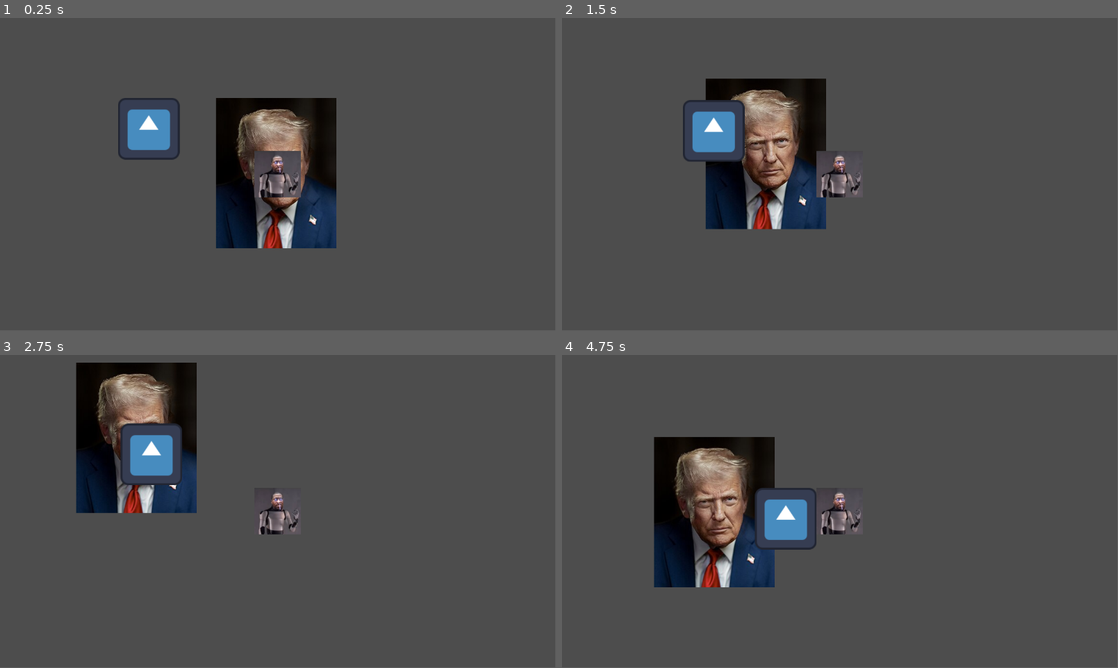
Above: before the commit, frames 1-4 (two rows, left to right).
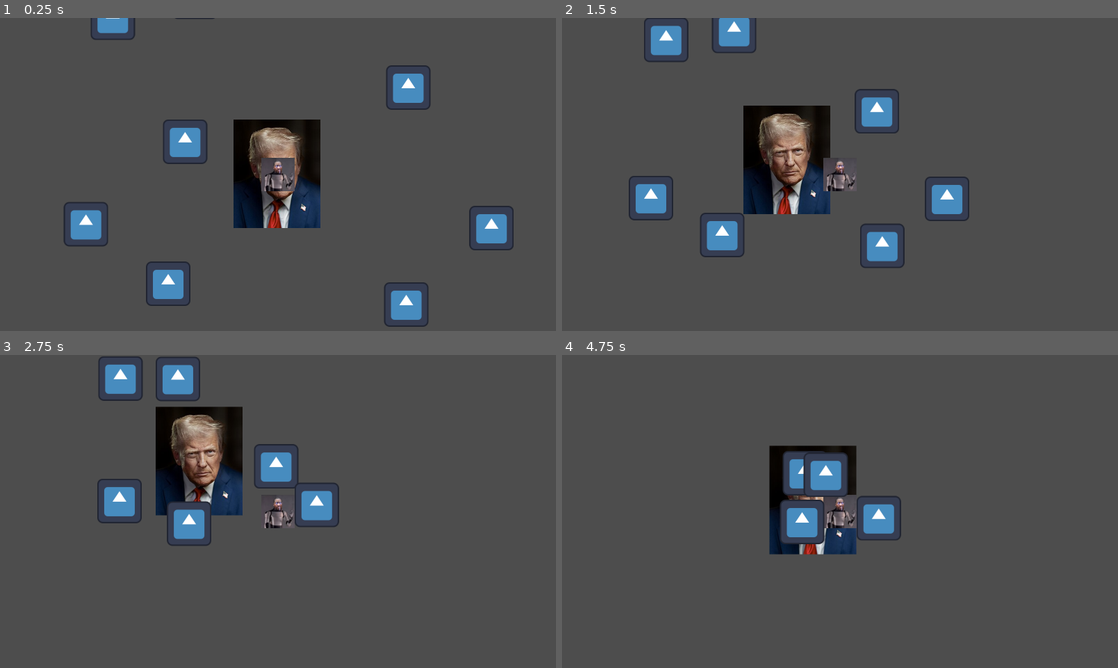
Above: after the commit, the same moments.

Repository: lev2114/droyd_game_godot
Game: Godot game, scene res://game/game.tscn
Same seed, same stepped clock (60 frames per second), same inputs: the game is played once before the commit and once after it. The engine's default icon, where the game draws it, is replaced by a stand-in: a white triangle on a blue panel in a dark square.
Inputs:
- Up to frame 1 (0.25 s): no input
- Up to frame 2 (1.5 s): hold Right (ui_right) 0.53-1.28 s; hold Down (ui_down) from 1.28 s (still down)
- Up to frame 3 (2.75 s): release Down (ui_down) at 2.03 s; hold Right (ui_right) from 2.03 s (still down)
- Up to frame 4 (4.75 s): release Right (ui_right) at 2.78 s; hold Up (ui_up) 2.78-3.53 s; hold Left (ui_left) from 3.53 s (still down)
In our replay, the window is 799x449 before the commit and 800x450 after it. These sizes can differ from the game's own. Grey fills any space a smaller window leaves; there, only what the larger window draws over its background counts as a difference.

The runs differ from the first frame. In frame 1, 14% of the frame differs, in the area x 11-93%, y 0-99%; in frame 2, 14%; in frame 3, 15%, in the area x 13-61%, y 0-61%; in frame 4, 14%.

Commit message:
предварительно готово

Diff:
--- a/elements/Enemy/Enemy.tscn
+++ b/elements/Enemy/Enemy.tscn
@@ -7,6 +7,7 @@
 radius = 64.00781
 
 [node name="CharacterBody2D" type="CharacterBody2D"]
+collision_layer = 2
 script = ExtResource("1_7je8s")
 
 [node name="Sprite2D" type="Sprite2D" parent="."]
--- a/elements/Enemy/enemy.gd
+++ b/elements/Enemy/enemy.gd
@@ -4,7 +4,8 @@
 @onready var player: CharacterBody2D = null
 
 func _ready() -> void:
-	player = get_tree().root.get_node_or_null("Game/George")
+	player = get_tree().get_first_node_in_group("player")
+	add_to_group("enemies")
 
 @warning_ignore("unused_parameter")
 func _physics_process(delta: float) -> void:
--- a/elements/George/George.tscn
+++ b/elements/George/George.tscn
@@ -1,12 +1,14 @@
-[gd_scene load_steps=4 format=3 uid="uid://did78rn68vacv"]
+[gd_scene load_steps=5 format=3 uid="uid://did78rn68vacv"]
 
 [ext_resource type="Script" uid="uid://bgx1hvhrsjq7t" path="res://elements/George/george.gd" id="1_yiuy0"]
 [ext_resource type="Texture2D" uid="uid://cj5io5uuupmbl" path="res://assets/Снимок экрана 2025-10-07 111623.png" id="2_ut1aa"]
+[ext_resource type="PackedScene" uid="uid://j784c3lwsblj" path="res://elements/Gun/gun.tscn" id="3_ut1aa"]
 
 [sub_resource type="CircleShape2D" id="CircleShape2D_vy02y"]
 radius = 49.0408
 
 [node name="CharacterBody2D" type="CharacterBody2D"]
+collision_mask = 2
 script = ExtResource("1_yiuy0")
 
 [node name="Sprite2D" type="Sprite2D" parent="."]
@@ -17,3 +19,5 @@
 shape = SubResource("CircleShape2D_vy02y")
 
 [node name="Camera2D" type="Camera2D" parent="."]
+
+[node name="Gun" parent="." instance=ExtResource("3_ut1aa")]
--- a/elements/George/george.gd
+++ b/elements/George/george.gd
@@ -2,10 +2,14 @@
 
 @export var speed: float = 200.0
 
+func _ready() -> void:
+	add_to_group("player")
+
+@warning_ignore("unused_parameter")
 func _physics_process(delta: float):
 	var input_vector = Vector2.ZERO
-	input_vector.x = (Input.get_action_strength("ui_right") - Input.get_action_strength("ui_left"))*delta
-	input_vector.y = (Input.get_action_strength("ui_down") - Input.get_action_strength("ui_up"))*delta
+	input_vector.x = Input.get_action_strength("ui_right") - Input.get_action_strength("ui_left")
+	input_vector.y = Input.get_action_strength("ui_down") - Input.get_action_strength("ui_up")
 	input_vector = input_vector.normalized()
 
 	velocity = input_vector * speed
--- /dev/null
+++ b/elements/Gun/gun.gd
@@ -0,0 +1,46 @@
+extends Node2D
+
+@export var bullet_scene: PackedScene = preload("res://elements/bullet/bullet.tscn")
+@export var fire_rate: float = 1.0
+@export var bullet_speed: float = 500.0
+
+@onready var timer: Timer = $Timer
+
+func _ready() -> void:
+	timer.wait_time = fire_rate
+	timer.timeout.connect(_on_timer_timeout)
+	timer.start()
+
+func _on_timer_timeout() -> void:
+	var target = get_nearest_enemy()
+	if target:
+		shoot(target)
+
+func get_nearest_enemy() -> CharacterBody2D:
+	var enemies = get_tree().get_nodes_in_group("enemies")
+	if enemies.is_empty():
+		return null
+
+	var nearest: CharacterBody2D = null
+	var nearest_dist: float = INF
+
+	for e in enemies:
+		var dist: float = global_position.distance_to(e.global_position)
+		if dist < nearest_dist:
+			nearest_dist = dist
+			nearest = e
+
+	return nearest
+
+func shoot(target: CharacterBody2D) -> void:
+	if bullet_scene == null or target == null:
+		return
+
+	var bullet = bullet_scene.instantiate()
+	get_tree().current_scene.add_child(bullet)
+
+	var dir = (target.global_position - global_position).normalized()
+	bullet.global_position = global_position + dir * 70
+	bullet.rotation = atan2(dir.y, dir.x) + PI/2
+	bullet.direction = dir
+	bullet.speed = bullet_speed
--- /dev/null
+++ b/elements/Gun/gun.tscn
@@ -0,0 +1,8 @@
+[gd_scene load_steps=2 format=3 uid="uid://j784c3lwsblj"]
+
+[ext_resource type="Script" uid="uid://bi02t20kkhf6q" path="res://elements/Gun/gun.gd" id="1_8m3xb"]
+
+[node name="Gun" type="Node2D"]
+script = ExtResource("1_8m3xb")
+
+[node name="Timer" type="Timer" parent="."]
--- /dev/null
+++ b/elements/bullet/bullet.gd
@@ -0,0 +1,17 @@
+extends Area2D
+
+@export var speed: float = 500.0
+@export var life_time: float = 5.0
+var direction: Vector2 = Vector2.ZERO
+
+func _ready() -> void:
+	await get_tree().create_timer(life_time).timeout
+	queue_free()
+
+func _process(delta: float) -> void:
+	position += direction * speed * delta
+
+func _on_body_entered(body: CharacterBody2D) -> void:
+	if body.is_in_group("enemies"):
+		body.queue_free()
+		queue_free()
--- /dev/null
+++ b/elements/bullet/bullet.tscn
@@ -0,0 +1,25 @@
+[gd_scene load_steps=4 format=3 uid="uid://b8htrbv6tlxwn"]
+
+[ext_resource type="Texture2D" uid="uid://chwuwv0mcb1k4" path="res://assets/pngwing.com.png" id="1_6321c"]
+[ext_resource type="Script" uid="uid://drbabiw7batiw" path="res://elements/bullet/bullet.gd" id="1_rbwxg"]
+
+[sub_resource type="CapsuleShape2D" id="CapsuleShape2D_88wav"]
+radius = 5.0
+height = 48.0
+
+[node name="bullet" type="Area2D"]
+collision_layer = 4
+collision_mask = 2
+script = ExtResource("1_rbwxg")
+
+[node name="Sprite2D" type="Sprite2D" parent="."]
+position = Vector2(2, 0)
+rotation = 4.712389
+scale = Vector2(0.1, 0.1)
+texture = ExtResource("1_6321c")
+
+[node name="CollisionShape2D" type="CollisionShape2D" parent="."]
+shape = SubResource("CapsuleShape2D_88wav")
+debug_color = Color(0.873527, 0.00045762717, 0.84219825, 0.41960785)
+
+[connection signal="body_entered" from="." to="." method="_on_body_entered"]
--- a/game/game.tscn
+++ b/game/game.tscn
@@ -14,3 +14,24 @@
 
 [node name="CharacterBody2D" parent="." instance=ExtResource("3_h7iqs")]
 position = Vector2(-298, -105)
+
+[node name="CharacterBody2D2" parent="." instance=ExtResource("3_h7iqs")]
+position = Vector2(402, -268)
+
+[node name="CharacterBody2D3" parent="." instance=ExtResource("3_h7iqs")]
+position = Vector2(-339, 337)
+
+[node name="CharacterBody2D4" parent="." instance=ExtResource("3_h7iqs")]
+position = Vector2(392, 397)
+
+[node name="CharacterBody2D5" parent="." instance=ExtResource("3_h7iqs")]
+position = Vector2(-499, -473)
+
+[node name="CharacterBody2D6" parent="." instance=ExtResource("3_h7iqs")]
+position = Vector2(646, 162)
+
+[node name="CharacterBody2D7" parent="." instance=ExtResource("3_h7iqs")]
+position = Vector2(-584, 151)
+
+[node name="CharacterBody2D8" parent="." instance=ExtResource("3_h7iqs")]
+position = Vector2(-253, -540)
--- a/project.godot
+++ b/project.godot
@@ -15,6 +15,17 @@
 config/features=PackedStringArray("4.5", "GL Compatibility")
 config/icon="res://assets/icon.svg"
 
+[display]
+
+window/size/viewport_width=1600
+window/size/viewport_height=900
+
+[layer_names]
+
+2d_render/layer_1="ground"
+2d_render/layer_2="george and bullets"
+2d_render/layer_3="enemies"
+
 [rendering]
 
 renderer/rendering_method="gl_compatibility"
Binary file added: assets/pngwing.com.png
Not shown, added: elements/Gun/gun.gd.uid
Not shown, added: elements/bullet/bullet.gd.uid
